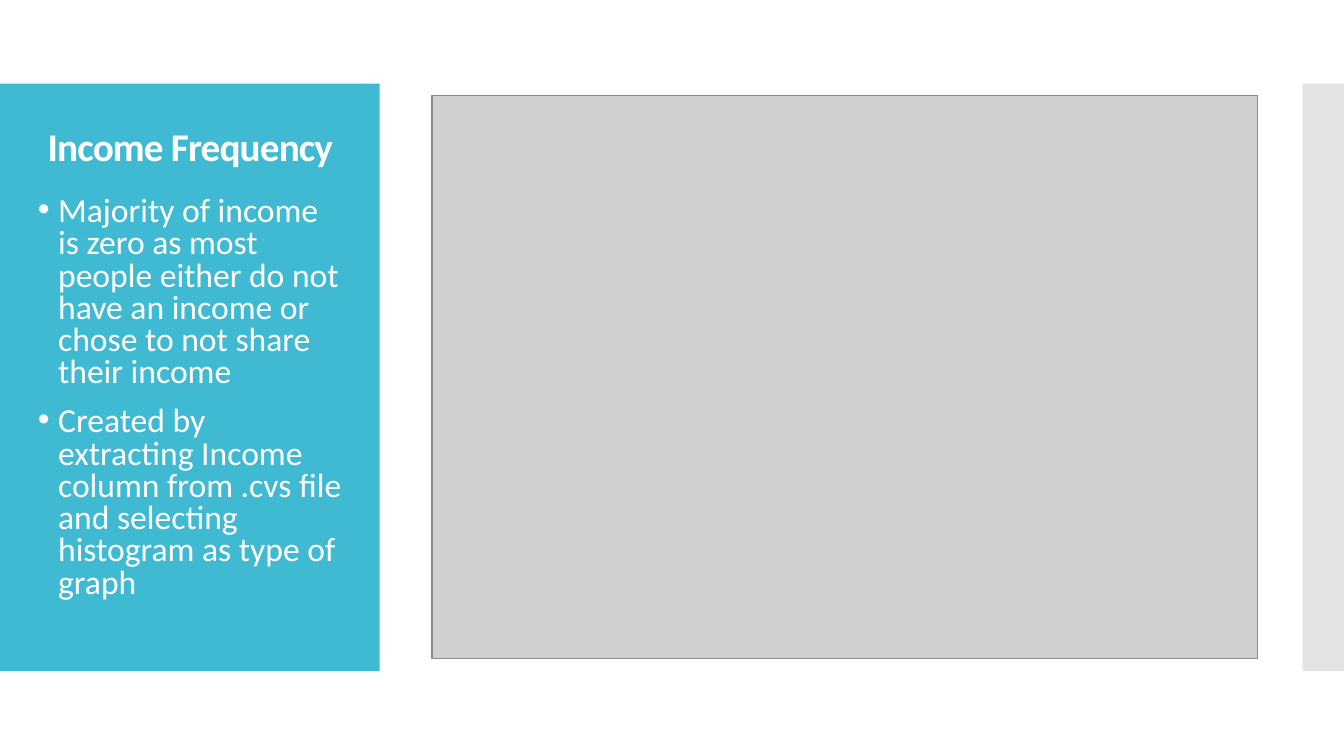
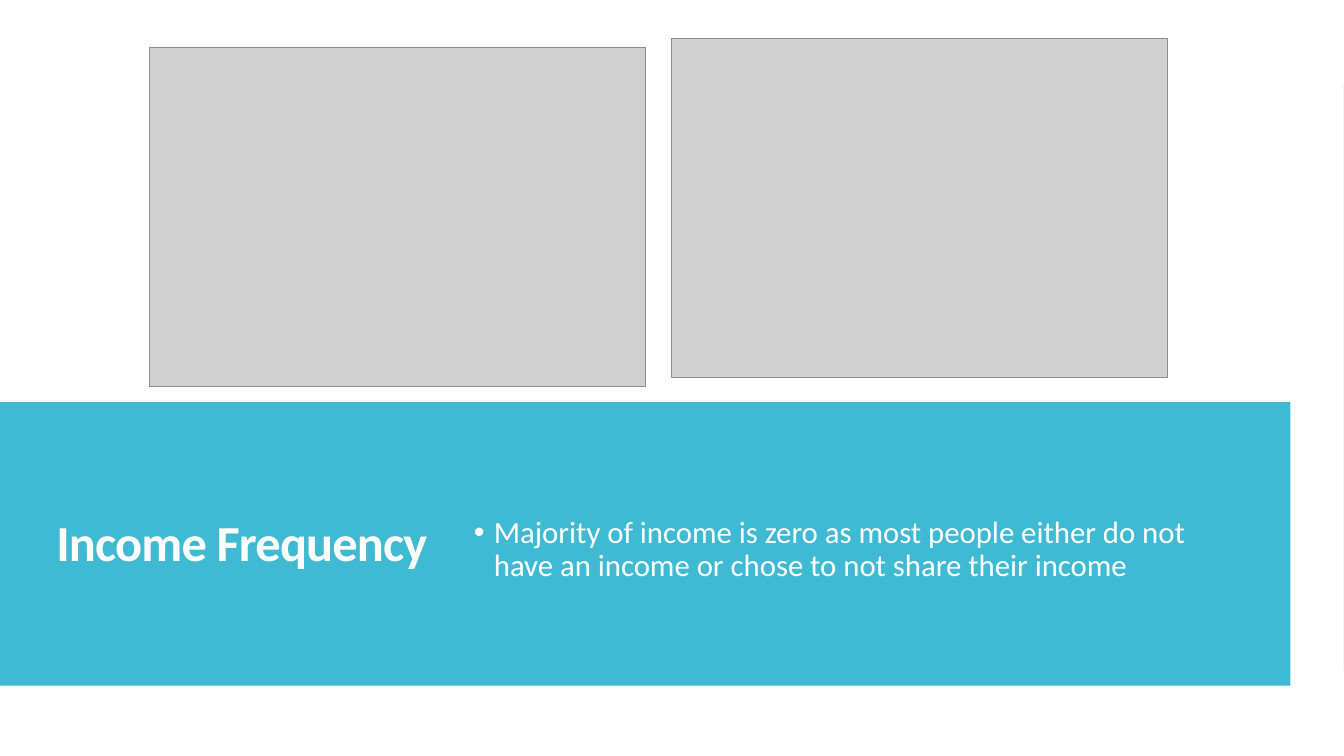
Before and after one commit to puneetsran/date-a-scientist, a slide deck: slide 6 of capstone_starter/date-a-scientist_PUNEET_SRAN.pptx (slide 5 before the commit). Drawn at 1344x756 pixels with LibreOffice and Linux fonts; fonts in the diff are those of the drawing; grey boxes stand for pictures. Boxes give left, top, right and bottom in pixels: in the first picture for what was removed or moved away, otherwise in the second. Text is boxed around its words. In the diff, an @@ line names an element or a change of style, - is before the commit and + after.

```diff
--- a/capstone_starter/date-a-scientist_PUNEET_SRAN.pptx
+++ b/capstone_starter/date-a-scientist_PUNEET_SRAN.pptx
@@ rectangle added at [0,0,1344,756], fill #FFFFFF @@
@@ picture added at [149,47,645,387] @@
@@ picture added at [673,38,1169,378] @@
@@ picture removed at [433,96,1258,658] @@
@@ rectangle added at [0,402,1291,686], fill #40BAD2 @@
@@ text at [58,408,341,600]: paragraph removed @@
-• Created by extracting Income column from .cvs file and selecting histogram as type of graph
@@ title "Income Frequency": place and size @@
-title "Income Frequency" at [48,135,333,167]
+title "Income Frequency" at [56,528,428,569]
@@ title "Income Frequency" at [56,528,428,569]: size 28 to 36 pt @@
@@ text "Majority of income is zero ...": place and size @@
-text "Majority of income is zero ..." at [58,199,341,600]
+text "Majority of income is zero ..." at [494,521,1185,577]
@@ text "Majority of income is zero ..." at [494,521,1185,577]: size 24 to 22 pt; line spacing 0.8 to 0.9; vertical alignment top to middle @@
```
Also in this commit, not shown: 16 other slides changed, 3 slides added, 3 other files.
